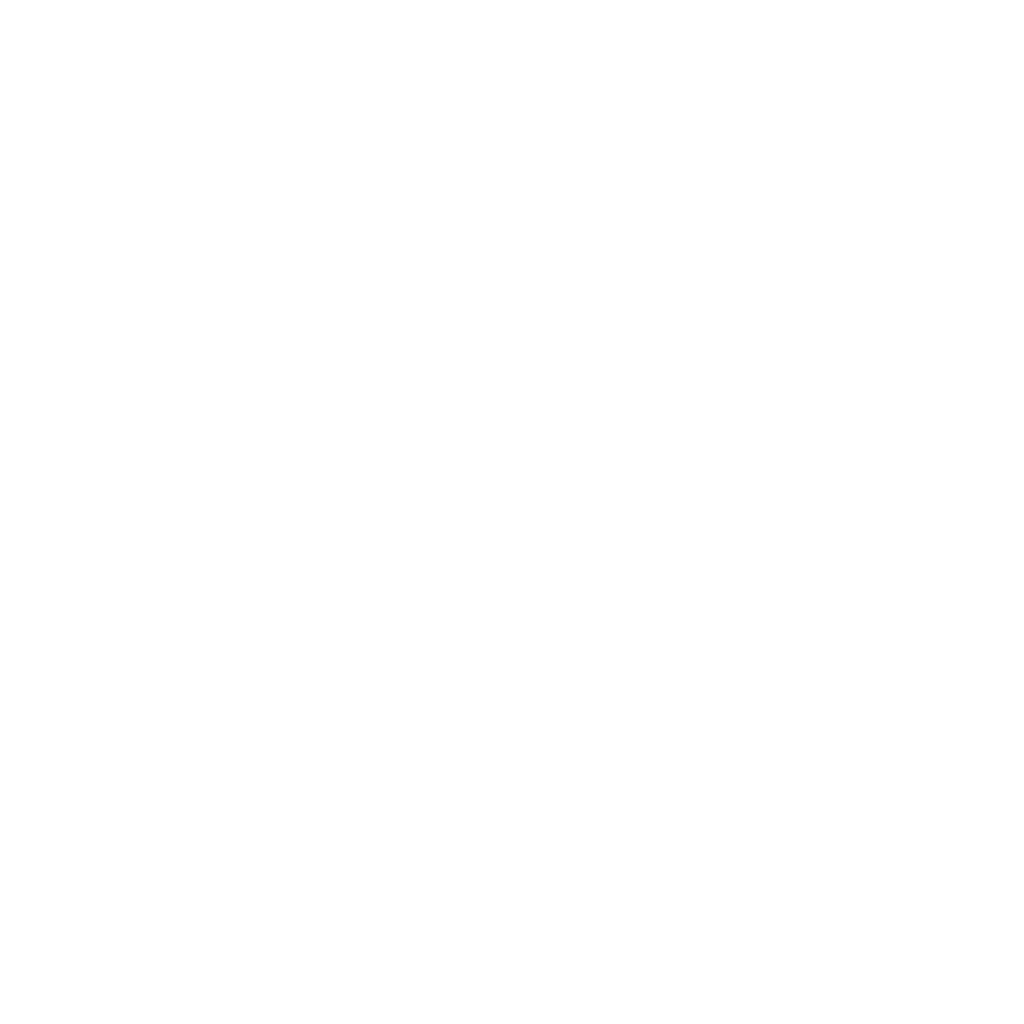
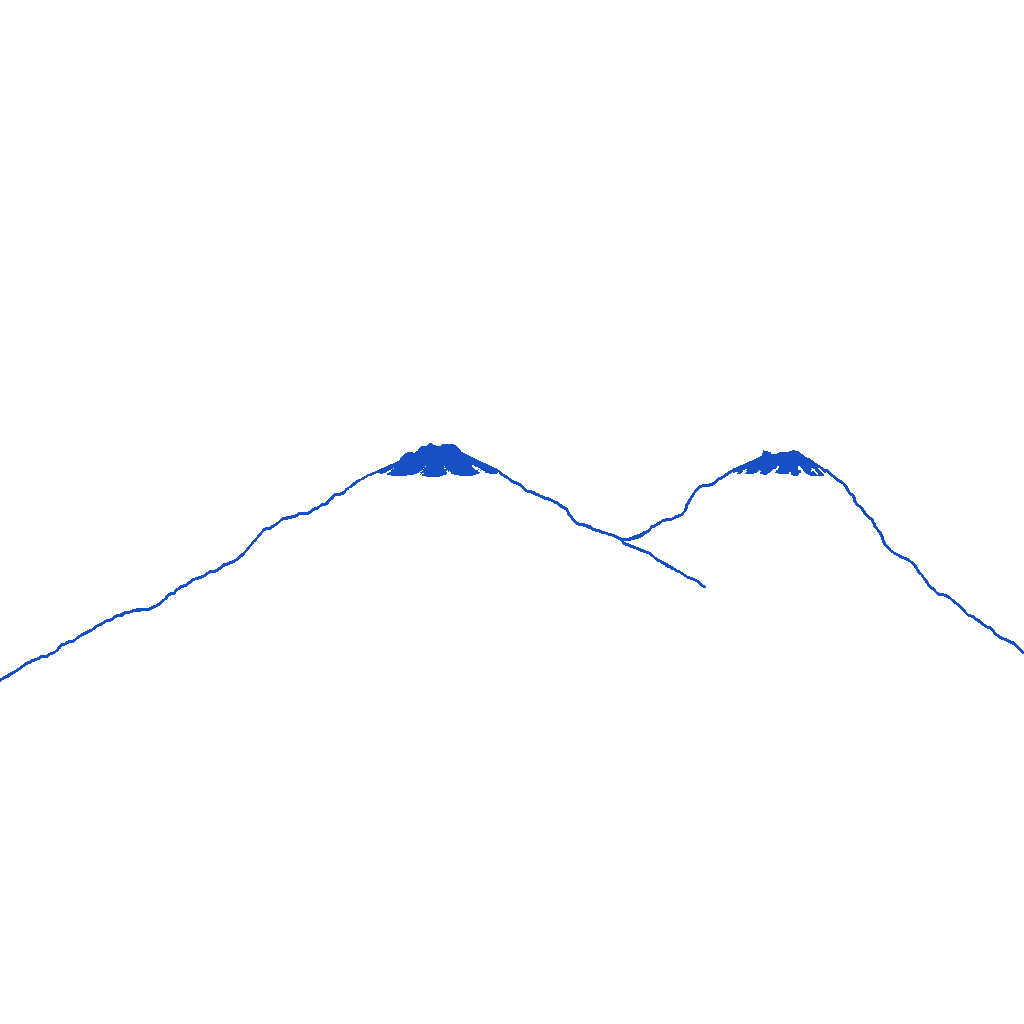
Layer changes from the first 1024 × 1024 image to the second:
painted on "Mountains" over box(0, 443, 1024, 682)
